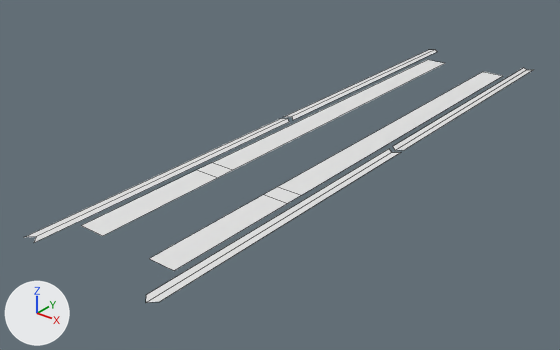
Before and after pictures for a commit that changed the Blender file assets/london/oxc/oxc.blend.
Rendered twice from a 50 mm lens placed at (61.9, -91.9, 26.4), pointed at (-4.7, -8.7, -25.2). The lights are fixed; the arrows at lower left show +X, +Y and +Z. Mesh edges are drawn as thin lines.

In view in the first picture: 'central.eastbound-1', 'central.eastbound-2', 'central.westbound-1', 'central.westbound-2', 'platform.1', 'platform.2'.
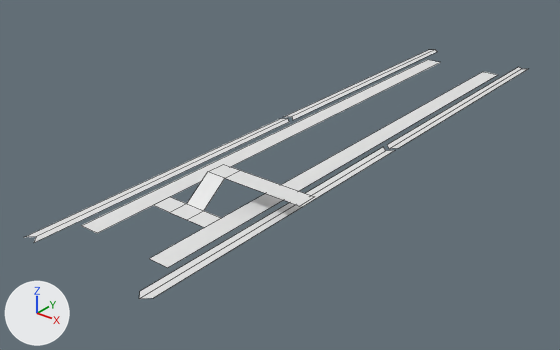
Edits to the bpy script that builds the scene:
```text
Change me_plane_006:
    where me_plane_006.from_pydata(...)  # 8 vertices, 3 faces; spans x 0.0..4.0, y 0.0..85.0, z 0.0
    used by ob_platform_1; location = (4.0, -43.0, -20.0)
    verts and faces of me_plane_006; kept vertices keep their numbers, new ones are numbered from 8
    before: 0 (0.0, 85.0, 0.0) at pixel (483, 71), 1 (0.0, 23.0, 0.0) at pixel (277, 186), 2 (4.0, 23.0, 0.0) at pixel (301, 195), 3 (4.0, 85.0, 0.0) at pixel (503, 75), 4 (4.0, 20.0, 0.0) at pixel (287, 203)
    before: 5 (0.0, 20.0, 0.0) at pixel (263, 194), 6 (0.0, 0.0, 0.0) at pixel (149, 258), 7 (4.0, 0.0, 0.0) at pixel (174, 270)
    me_plane_006 part 1
    add delete_vertices([1, 2, 4, 5])  # with the faces that use them
    add verts[7] = (3.0, 0.0, 0.0)  # moved, pixel (167, 267)
    add verts[3] = (3.0, 85.0, 0.0)  # moved, pixel (498, 74)
    add faces += [(0, 3, 7, 6)]
Change me_plane:
    where me_plane.from_pydata(...)  # 8 vertices, 3 faces; spans x -4.0..0.0, y 0.0..85.0, z 0.0
    used by ob_platform_2; location = (-4.0, -43.0, -20.0)
    verts and faces of me_plane; kept vertices keep their numbers, new ones are numbered from 8
    before: 0 (0.0, 85.0, 0.0) at pixel (445, 63), 1 (0.0, 23.0, 0.0) at pixel (232, 170), 2 (-4.0, 23.0, 0.0) at pixel (211, 162), 3 (-4.0, 85.0, 0.0) at pixel (427, 59), 4 (-4.0, 20.0, 0.0) at pixel (196, 169)
    before: 5 (0.0, 20.0, 0.0) at pixel (218, 177), 6 (0.0, 0.0, 0.0) at pixel (102, 236), 7 (-4.0, 0.0, 0.0) at pixel (81, 225)
    me_plane part 2
    add delete_vertices([1, 2, 4, 5])  # with the faces that use them
    add verts[7] = (-3.0, 0.0, 0.0)  # moved, pixel (81, 225)
    add verts[3] = (-3.0, 85.0, 0.0)  # moved, pixel (427, 59)
    add faces += [(0, 3, 7, 6)]
Add me_plane_018:
    me_plane_018.from_pydata([(-5.0, 3.0, 0.0), (-2.0, 3.0, 0.0), (-2.0, 0.0, 0.0), (-5.0, 0.0, 0.0), (1.0, 0.0, 0.0), (1.0, 3.0, 0.0), (4.0, 3.0, 0.0), (4.0, 0.0, 0.0), (1.0, 7.0, 3.0), (-2.0, 7.0, 3.0), (-2.0, 10.0, 3.0), (1.0, 10.0, 3.0), (13.0, 10.0, 3.0), (13.0, 7.0, 3.0)], [], [(0, 1, 2, 3), (2, 1, 5, 4), (4, 5, 6, 7), (5, 1, 9, 8), (8, 9, 10, 11), (8, 11, 12, 13)])
Change ob_central_eastbound_1:
    ob_central_eastbound_1.location: (11.0, 1.0, -20.0) -> (10.0, 1.0, -20.0)
Change ob_central_eastbound_2:
    ob_central_eastbound_2.location: (11.0, 50.0, -20.0) -> (10.0, 50.0, -20.0)
Change ob_platform_2:
    ob_platform_2.location: (-4.0, -43.0, -20.0) -> (-5.0, -43.0, -20.0)
Add ob_corridor_1:
    ob_corridor_1 = bpy.data.objects.new('corridor.1', me_plane_018)
    ob_corridor_1.location = (0.0, -34.0, -20.0)
```

Where the change shows, as pixel boxes (x1, y1, x2, y2) in the pictures (560 x 350 px):
'platform.1', reshaped
    before: (149, 72, 502, 271)
    after: (149, 72, 497, 268)
'platform.2', reshaped, moved
    before: (81, 60, 445, 236)
    after: (81, 60, 441, 233)
'central.eastbound-1', moved
    before: (146, 149, 400, 302)
    after: (139, 147, 395, 299)
'corridor.1', added
    after: (153, 164, 314, 227)
'central.eastbound-2', moved
    before: (393, 68, 533, 150)
    after: (387, 67, 527, 149)
